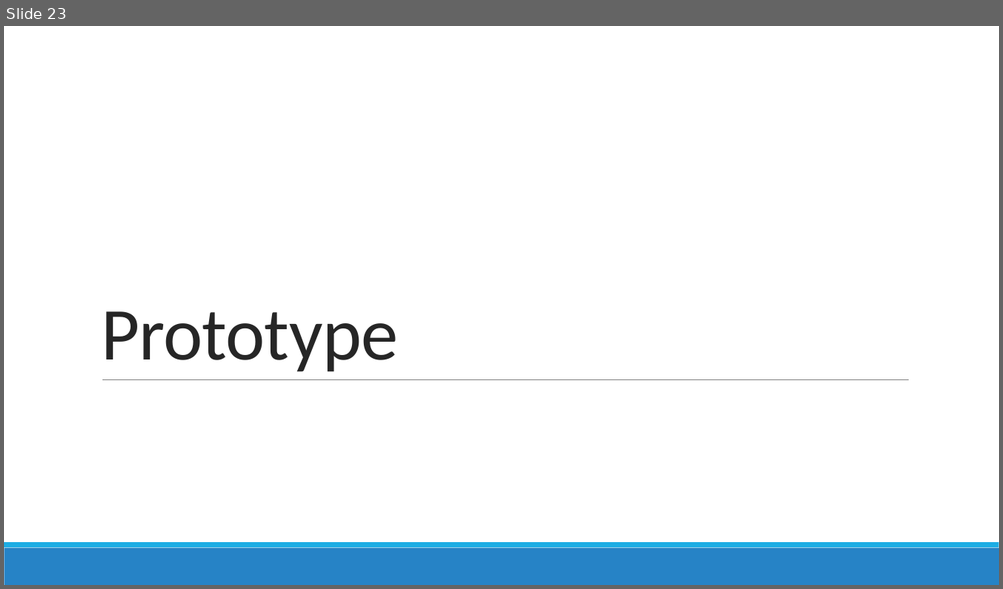
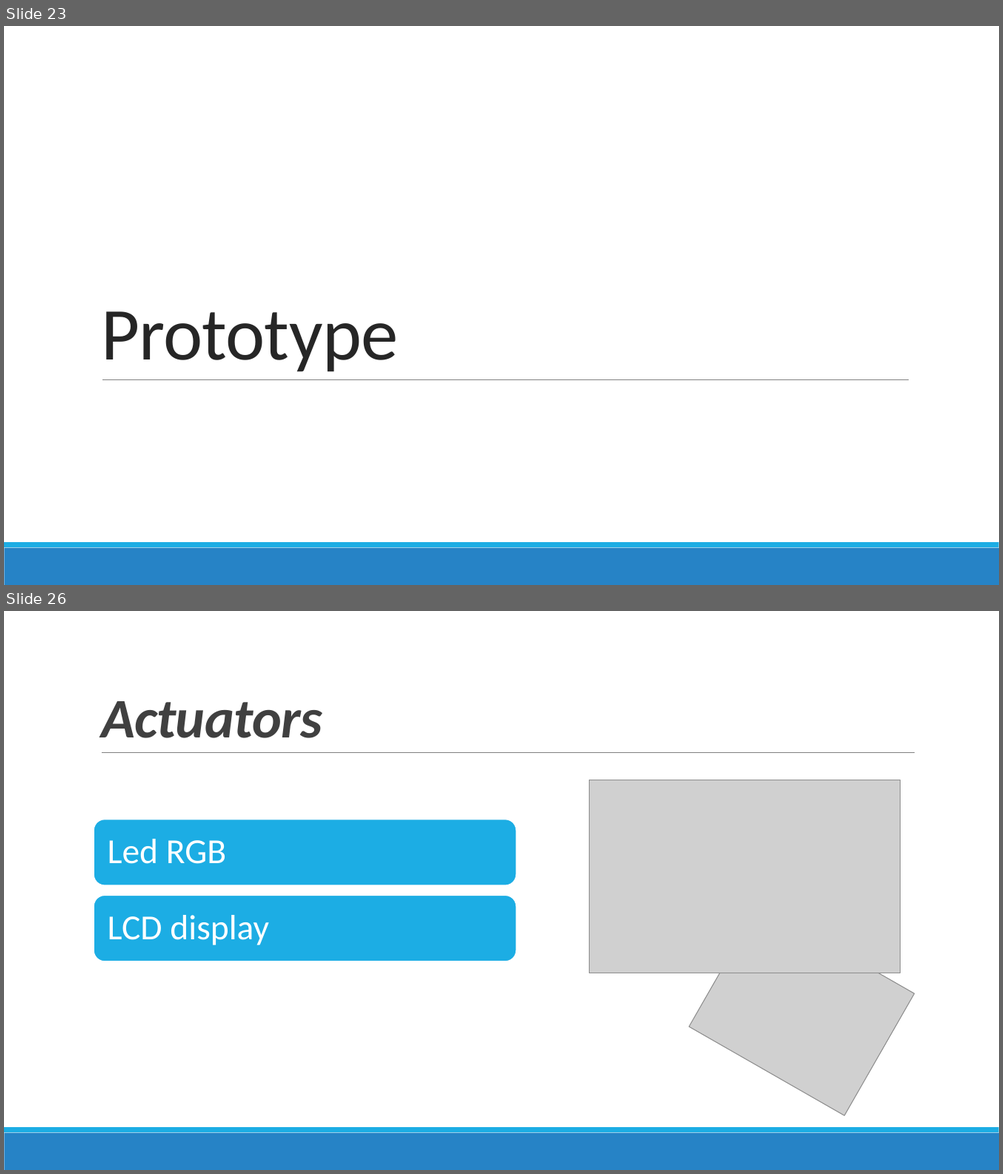
Before and after one commit to sarapeddy/drying-rack-smart, a slide deck: SMART STENDINO.pptx. Shown one above the other, each under a label of ours: slide 23 before the commit, slides 23 and 26 after it; the slides between them are not shown. The pictures are 1003x589 and 1003x1174 pixels, drawn with LibreOffice and Linux fonts; fonts in the diff are those of the drawing; grey boxes stand for pictures. Boxes give left, top, right and bottom in pixels: in the first picture for what was removed or moved away, otherwise in the second. Text is boxed around its words. In the diff, an @@ line names an element or a change of style, - is before the commit and + after.

```diff
--- a/SMART STENDINO.pptx
+++ b/SMART STENDINO.pptx
@@ slide 26 added at bbox=[4, 611, 999, 1170], background #FFFFFF; not listed: 2 template elements that a slide beside it also shows @@
@@ title added at bbox=[101, 701, 322, 738], 54 pt, text #404040, bold, italic @@
+Actuators
@@ line added from (102, 753) to (915, 753), #808080 0.5 pt @@
@@ picture added at bbox=[589, 780, 900, 973] @@
@@ group added at bbox=[94, 819, 517, 962]: 2 rounded rectangles, 2 texts @@
+Led RGB
+LCD display
@@ picture added at bbox=[688, 905, 914, 1116] @@
```
Also in this commit, not shown: 4 slides changed, 10 other slides added, 3 slides removed.
